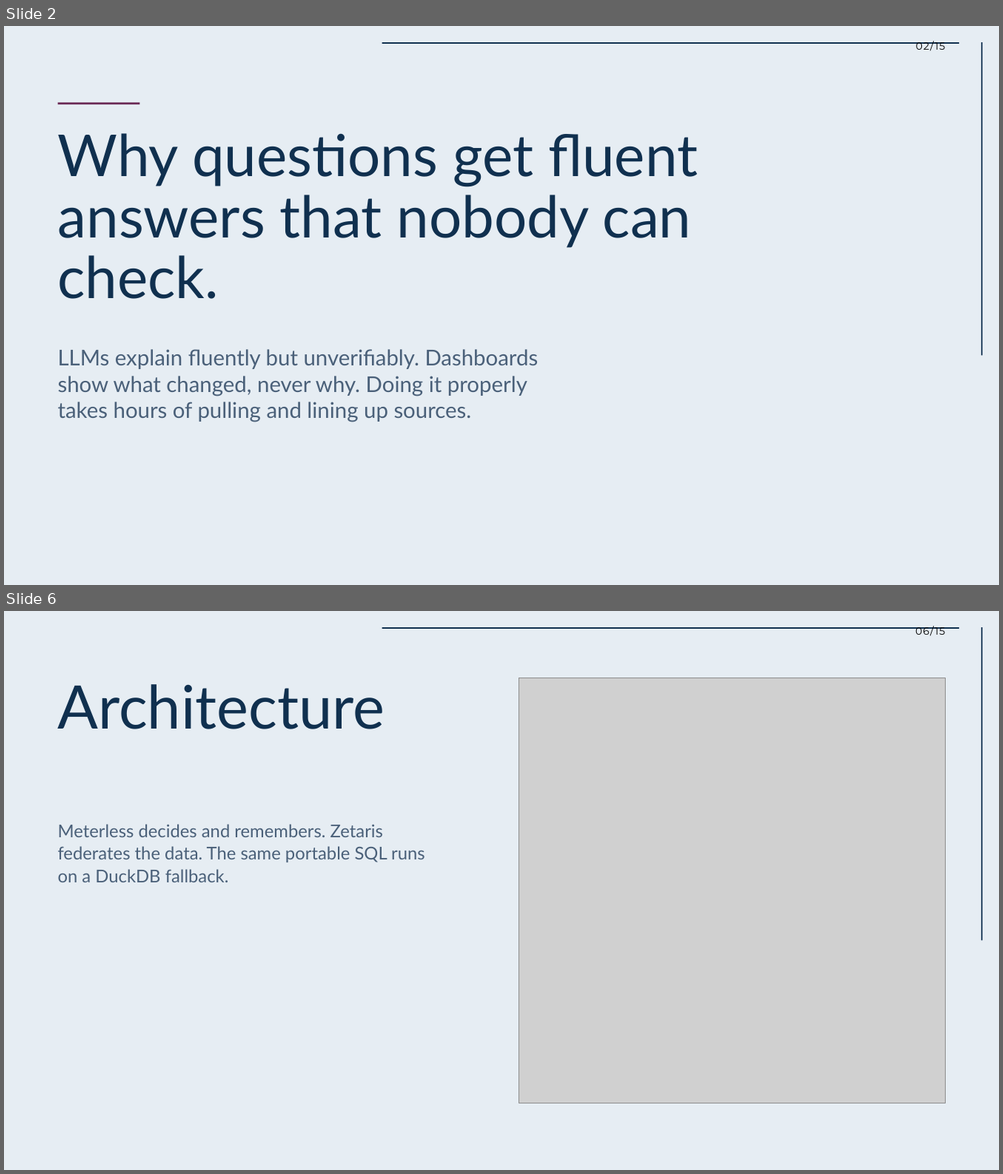
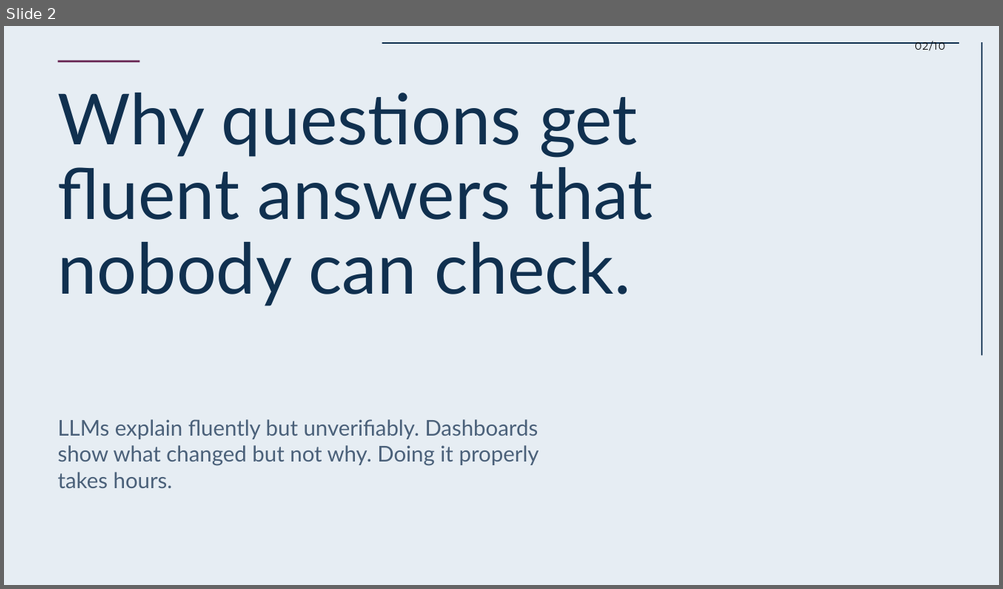
Before and after one commit to OlsOls4/because, a slide deck: docs/deck/Because-deck.pptx. Shown one above the other, each under a label of ours: slides 2 and 6 before the commit, slide 2 after it; the slides between them are not shown. The pictures are 1003x1174 and 1003x589 pixels, drawn with LibreOffice and Linux fonts; fonts in the diff are those of the drawing; grey boxes stand for pictures. Boxes give left, top, right and bottom in pixels: in the first picture for what was removed or moved away, otherwise in the second. Text is boxed around its words. In the diff, an @@ line names an element or a change of style, - is before the commit and + after.

Commit message:
Deck v2 (10 slides): user story, live Zetaris run 39949595787, federated JOIN finding, eval incl. failures, NIM, live-site screenshots; README screenshot

```diff
--- a/docs/deck/Because-deck.pptx
+++ b/docs/deck/Because-deck.pptx
@@ slide 6 removed at bbox=[4, 611, 999, 1170], background #E6EDF3 @@
@@ rectangle removed at bbox=[382, 627, 959, 629] @@
@@ text removed at bbox=[915, 626, 945, 636] @@
-06/15
@@ rectangle removed at bbox=[981, 627, 982, 941] @@
@@ text removed at bbox=[58, 684, 385, 729] @@
-Architecture
@@ picture removed at bbox=[519, 678, 945, 1103] @@
@@ text removed at bbox=[58, 824, 425, 883] @@
-Meterless decides and remembers. Zetaris federates the data. The same portable SQL runs on a DuckDB fallback.
@@ slide 2 changed as well @@
@@ text at bbox=[914, 42, 945, 51]: text changed @@
-02/15
+02/10
@@ rectangle: place and size @@
-rectangle at bbox=[58, 103, 140, 105]
+rectangle at bbox=[58, 60, 140, 62]
@@ text "Why questions get fluent answers ...": place and size @@
-text "Why questions get fluent answers ..." at bbox=[58, 133, 697, 299]
+text "Why questions get fluent answers ..." at bbox=[58, 93, 653, 306]
@@ text "Why questions get fluent answers ..." at bbox=[58, 93, 653, 306]: size 55.8 to 68 pt @@
@@ text at bbox=[58, 420, 539, 488]: text changed @@
-LLMs explain fluently but unverifiably. Dashboards show what changed, never why. Doing it properly takes hours of pulling and lining up sources.
+LLMs explain fluently but unverifiably. Dashboards show what changed but not why. Doing it properly takes hours.
```
Also in this commit, not shown: 2 other slides changed, 7 slides added, 11 other slides removed, 4 other files.
